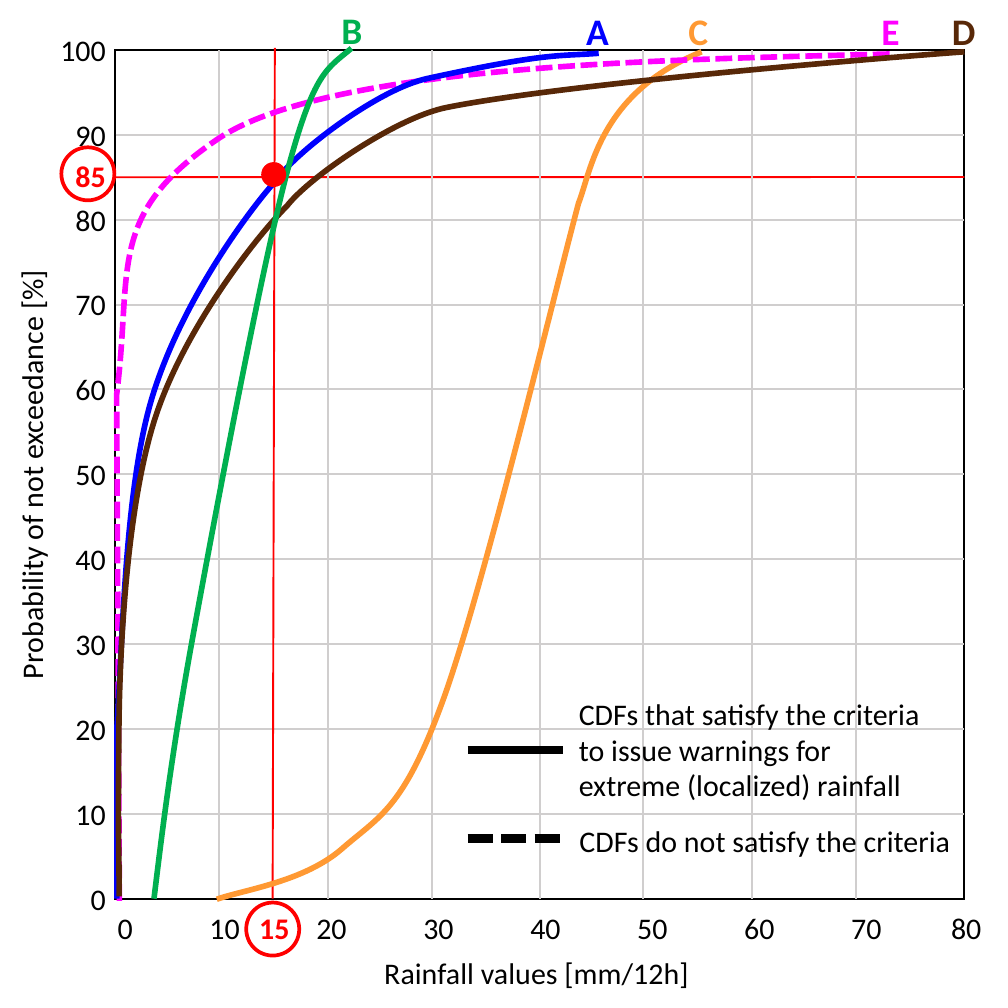
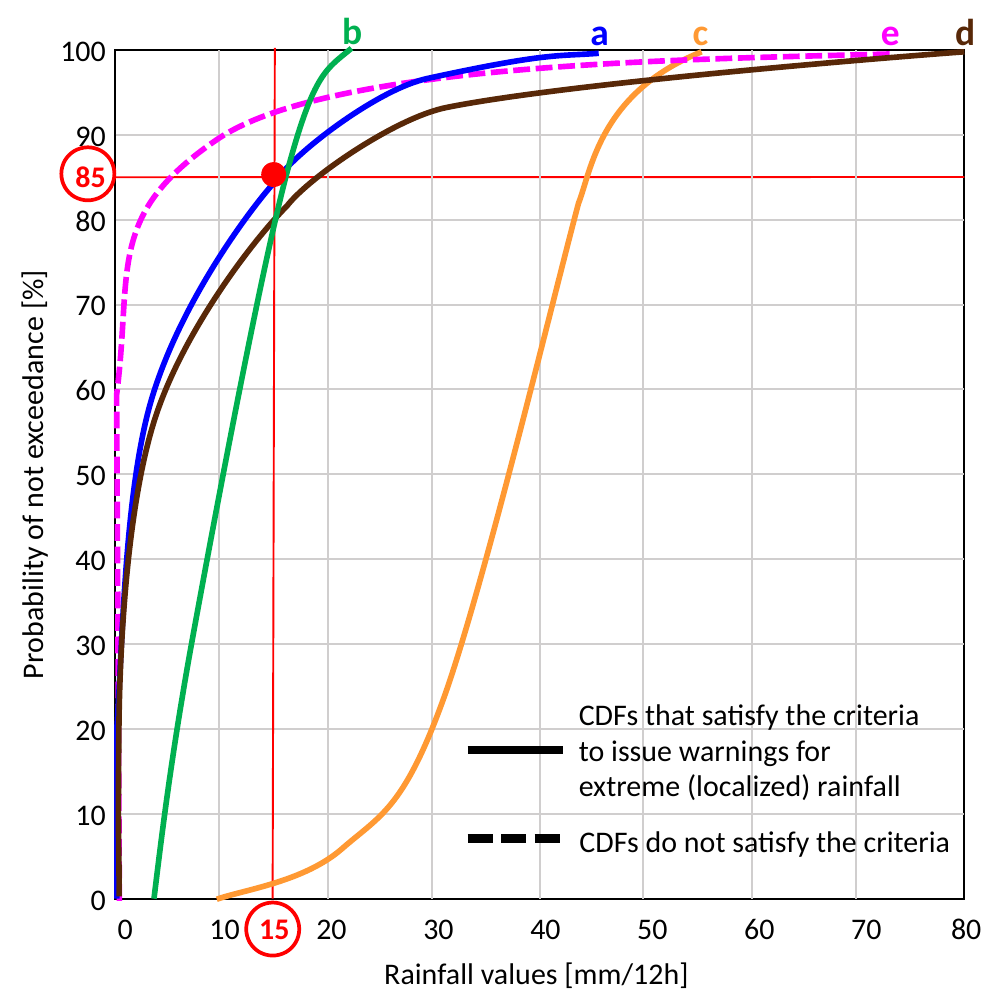
Before and after one commit to FatimaPillosu/OperUse_ecPointRainfall, a slide deck: slide 1 of Manuscript/Figures/Results_ConceptualCDFs_OMSZ.pptx. Drawn at 1008x1008 pixels with LibreOffice and Linux fonts; fonts in the diff are those of the drawing. Boxes give left, top, right and bottom in pixels: in the first picture for what was removed or moved away, otherwise in the second. Text is boxed around its words. In the diff, an @@ line names an element or a change of style, - is before the commit and + after.

```diff
--- a/Manuscript/Figures/Results_ConceptualCDFs_OMSZ.pptx
+++ b/Manuscript/Figures/Results_ConceptualCDFs_OMSZ.pptx
@@ text at bbox=[342, 17, 362, 54]: text changed @@
-B
+b
@@ text at bbox=[590, 26, 608, 55]: text changed @@
-A
+a
@@ text at bbox=[693, 26, 709, 55]: text changed @@
-C
+c
@@ text at bbox=[881, 26, 900, 55]: text changed @@
-E
+e
@@ text at bbox=[955, 18, 975, 55]: text changed @@
-D
+d
```
Also in this commit, not shown: 8 other files.
